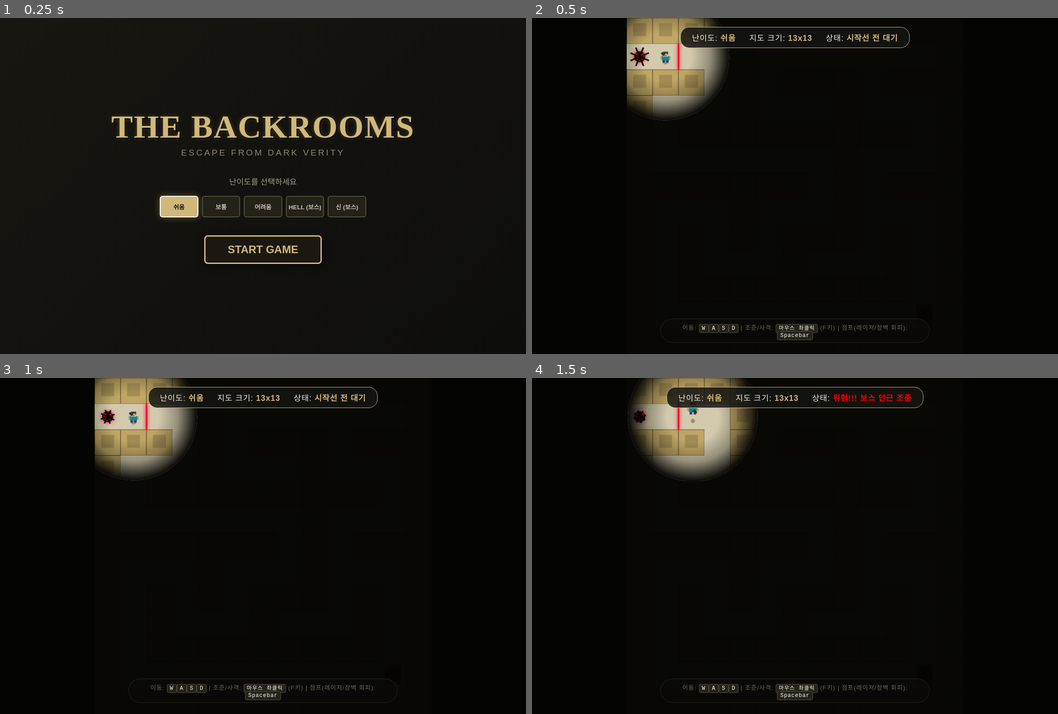
Above: before the commit, frames 1-4 (two rows, left to right).
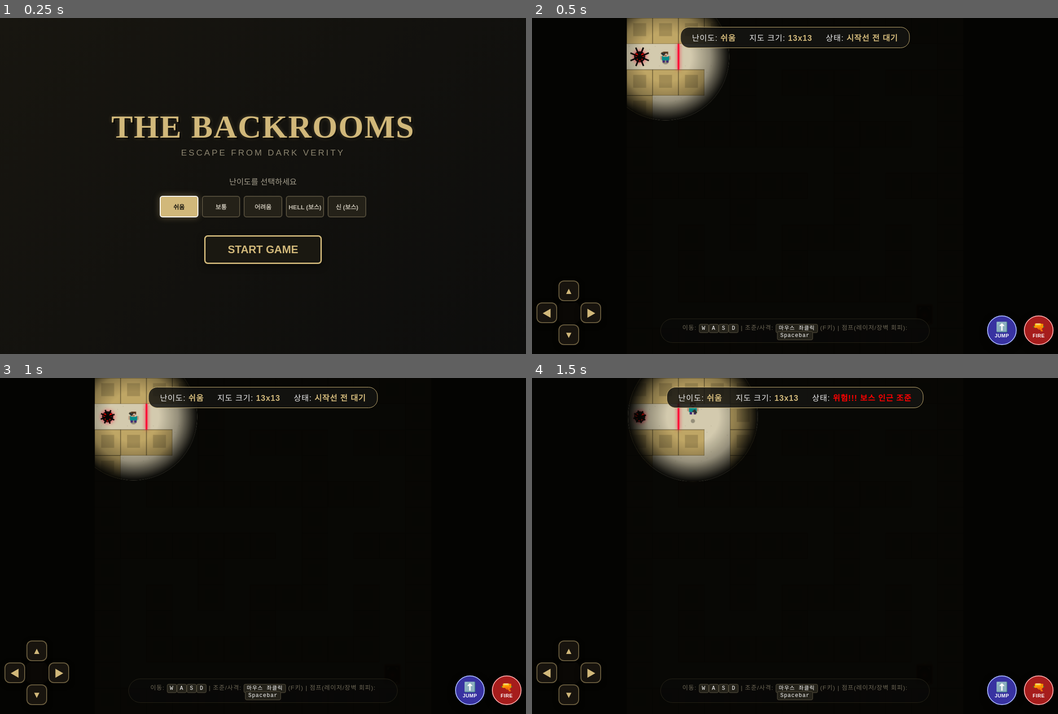
Above: after the commit, the same moments.

Repository: kalndoma-dot/imsil-arcade
Game: browser game, page miro.html
Same seed, same stepped clock (60 frames per second), same inputs: the game is played once before the commit and once after it.
Inputs (mouse positions are in pixels of both pictures, inside the frame that each line leads up to):
- Up to frame 1 (0.25 s): no input
- Up to frame 2 (0.5 s): click "START GAME" at 0.27 s
- Up to frame 3 (1 s): no input
- Up to frame 4 (1.5 s): hold D from 1.03 s (still down); click (795, 579) at 1.07 s; tap Space at 1.1 s

Frame 1 is identical in both runs. In frame 2, 1.0% of the frame differs, in the area x 0-100%, y 78-98%; in frame 3, 1.0%; in frame 4, 1.0%.

Commit message:
백룸 탈출 모바일 가상 컨트롤러(D-패드, 점프, 사격, 터치조준) 추가

Diff:
--- a/miro.html
+++ b/miro.html
@@ -403,6 +403,134 @@
       color: #fff;
     }
 
+    /* 모바일 가상 컨트롤러 스타일 */
+    #mobile-controls {
+      position: absolute;
+      bottom: 20px;
+      left: 0;
+      right: 0;
+      padding: 0 24px;
+      display: flex;
+      justify-content: space-between;
+      align-items: flex-end;
+      pointer-events: none;
+      z-index: 25;
+    }
+
+    /* D-PAD (이동 키패드) */
+    .virtual-dpad {
+      position: relative;
+      width: 144px;
+      height: 144px;
+      pointer-events: auto;
+      touch-action: none;
+    }
+
+    .dpad-btn {
+      position: absolute;
+      width: 46px;
+      height: 46px;
+      background: rgba(30, 26, 18, 0.8);
+      border: 2px solid rgba(209, 184, 122, 0.45);
+      color: var(--backrooms-yellow);
+      border-radius: 12px;
+      display: flex;
+      align-items: center;
+      justify-content: center;
+      font-size: 1.25rem;
+      font-weight: bold;
+      user-select: none;
+      backdrop-filter: blur(6px);
+      box-shadow: 0 4px 12px rgba(0,0,0,0.6);
+      transition: background 0.1s, transform 0.08s;
+      cursor: pointer;
+    }
+
+    .dpad-btn:active, .dpad-btn.pressed {
+      background: rgba(209, 184, 122, 0.6);
+      color: #000;
+      transform: scale(0.92);
+    }
+
+    .dpad-up { top: 0; left: 49px; }
+    .dpad-down { bottom: 0; left: 49px; }
+    .dpad-left { top: 49px; left: 0; }
+    .dpad-right { top: 49px; right: 0; }
+    .dpad-center {
+      position: absolute;
+      top: 49px;
+      left: 49px;
+      width: 46px;
+      height: 46px;
+      background: rgba(15, 13, 9, 0.6);
+      border-radius: 8px;
+    }
+
+    /* 액션 버튼 (점프 & 사격) */
+    .virtual-actions {
+      display: flex;
+      gap: 16px;
+      pointer-events: auto;
+      touch-action: none;
+    }
+
+    .action-btn-circle {
+      width: 66px;
+      height: 66px;
+      border-radius: 50%;
+      border: 2px solid;
+      display: flex;
+      flex-direction: column;
+      align-items: center;
+      justify-content: center;
+      font-weight: bold;
+      cursor: pointer;
+      backdrop-filter: blur(6px);
+      box-shadow: 0 6px 16px rgba(0,0,0,0.6);
+      transition: transform 0.08s;
+      user-select: none;
+      color: white;
+    }
+
+    .action-btn-circle:active, .action-btn-circle.pressed {
+      transform: scale(0.88);
+    }
+
+    .btn-jump {
+      background: rgba(79, 70, 229, 0.7);
+      border-color: #a5b4fc;
+    }
+    .btn-jump:active { background: #4f46e5; }
+
+    .btn-fire {
+      background: rgba(220, 38, 38, 0.75);
+      border-color: #fca5a5;
+    }
+    .btn-fire:active { background: #dc2626; }
+
+    .action-btn-circle span { font-size: 1.35rem; line-height: 1; }
+    .action-btn-circle small { font-size: 0.68rem; margin-top: 2px; letter-spacing: 0.5px; }
+
+    /* 화면이 작은 기기/모바일 반응형 */
+    @media (max-width: 860px) {
+      #gameCanvas {
+        width: 94vw !important;
+        height: 94vw !important;
+        max-height: 64vh;
+      }
+      .controls-indicator {
+        display: none;
+      }
+      .virtual-dpad {
+        transform: scale(0.9);
+        transform-origin: bottom left;
+      }
+      .virtual-actions {
+        transform: scale(0.9);
+        transform-origin: bottom right;
+      }
+    }
+
     /* Animations */
     @keyframes ambient-flicker {
       0%, 100% { opacity: 0.9; }
@@ -513,6 +641,30 @@
 
       <div class="controls-indicator">
         이동: <kbd>W</kbd><kbd>A</kbd><kbd>S</kbd><kbd>D</kbd> | 조준/사격: <kbd>마우스 좌클릭</kbd> (F키) | 점프(레이저/장벽 회피): <kbd>Spacebar</kbd>
+      </div>
+
+      <!-- 모바일 스마트폰용 가상 컨트롤러 -->
+      <div id="mobile-controls">
+        <!-- 좌측 이동 D-Pad -->
+        <div class="virtual-dpad">
+          <div class="dpad-btn dpad-up" data-dir="w">▲</div>
+          <div class="dpad-center"></div>
+          <div class="dpad-btn dpad-down" data-dir="s">▼</div>
+          <div class="dpad-btn dpad-left" data-dir="a">◀</div>
+          <div class="dpad-btn dpad-right" data-dir="d">▶</div>
+        </div>
+
+        <!-- 우측 액션 버튼 (점프 & 사격) -->
+        <div class="virtual-actions">
+          <button class="action-btn-circle btn-jump" id="vbtn-jump">
+            <span>⬆️</span>
+            <small>JUMP</small>
+          </button>
+          <button class="action-btn-circle btn-fire" id="vbtn-fire">
+            <span>🔫</span>
+            <small>FIRE</small>
+          </button>
+        </div>
       </div>
     </div>
 
@@ -851,6 +1003,85 @@
         wasdKeys[key] = false;
       }
     });
+
+    // --- 모바일 가상 컨트롤러 이벤트 처리 ---
+    function initMobileControls() {
+      const dpadBtns = document.querySelectorAll('.dpad-btn');
+      dpadBtns.forEach(btn => {
+        const dir = btn.dataset.dir;
+
+        const press = (e) => {
+          e.preventDefault();
+          wasdKeys[dir] = true;
+          btn.classList.add('pressed');
+        };
+        const release = (e) => {
+          e.preventDefault();
+          wasdKeys[dir] = false;
+          btn.classList.remove('pressed');
+        };
+
+        btn.addEventListener('touchstart', press, { passive: false });
+        btn.addEventListener('touchend', release, { passive: false });
+        btn.addEventListener('touchcancel', release, { passive: false });
+
+        btn.addEventListener('mousedown', press);
+        btn.addEventListener('mouseup', release);
+        btn.addEventListener('mouseleave', release);
+      });
+
+      const btnJump = document.getElementById('vbtn-jump');
+      const btnFire = document.getElementById('vbtn-fire');
+
+      if (btnJump) {
+        const doJump = (e) => {
+          e.preventDefault();
+          triggerSteveJump();
+        };
+        btnJump.addEventListener('touchstart', doJump, { passive: false });
+        btnJump.addEventListener('mousedown', doJump);
+      }
+
+      if (btnFire) {
+        const doFire = (e) => {
+          e.preventDefault();
+          // 보스가 활성화되어 있으면 보스 방향으로 자동 조준 발사
+          if (typeof darkVerity !== 'undefined' && darkVerity && darkVerity.active) {
+            mouse.x = darkVerity.x;
+            mouse.y = darkVerity.y;
+          } else {
+            // 캐릭터가 바라보는 방향으로 발사
+            const rot = (typeof steve !== 'undefined' && steve.rotation) ? steve.rotation : 0;
+            mouse.x = steve.x + Math.cos(rot) * 100;
+            mouse.y = steve.y + Math.sin(rot) * 100;
+          }
+          shootGun();
+        };
+        btnFire.addEventListener('touchstart', doFire, { passive: false });
+        btnFire.addEventListener('mousedown', doFire);
+      }
+
+      // 캔버스 터치 조준 및 사격 (화면 직접 터치 시 해당 좌표로 즉시 사격)
+      canvas.addEventListener('touchstart', (e) => {
+        if (!gameActive || e.touches.length === 0) return;
+        const rect = canvas.getBoundingClientRect();
+        const touch = e.touches[0];
+        mouse.x = (touch.clientX - rect.left) * (canvas.width / rect.width);
+        mouse.y = (touch.clientY - rect.top) * (canvas.height / rect.height);
+        shootGun();
+      }, { passive: true });
+
+      canvas.addEventListener('touchmove', (e) => {
+        if (e.touches.length === 0) return;
+        const rect = canvas.getBoundingClientRect();
+        const touch = e.touches[0];
+        mouse.x = (touch.clientX - rect.left) * (canvas.width / rect.width);
+        mouse.y = (touch.clientY - rect.top) * (canvas.height / rect.height);
+      }, { passive: true });
+    }
+
+    // 모바일 컨트롤러 초기화 실행
+    initMobileControls();
 
     // 사격 실행
     function shootGun() {
